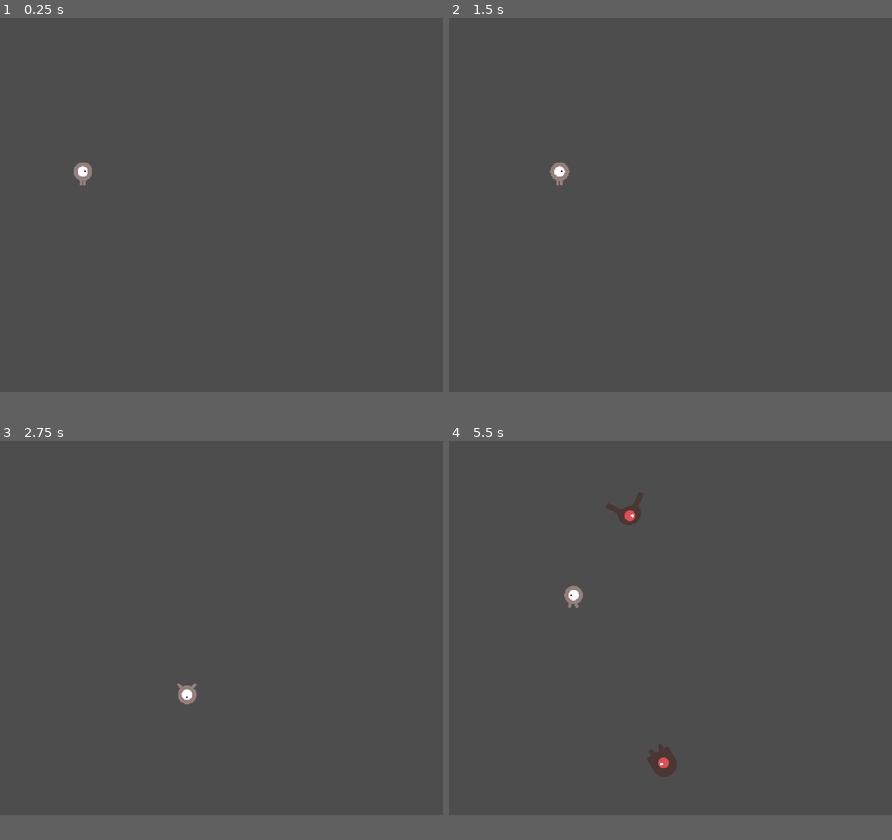
Above: before the commit, frames 1-4 (two rows, left to right).
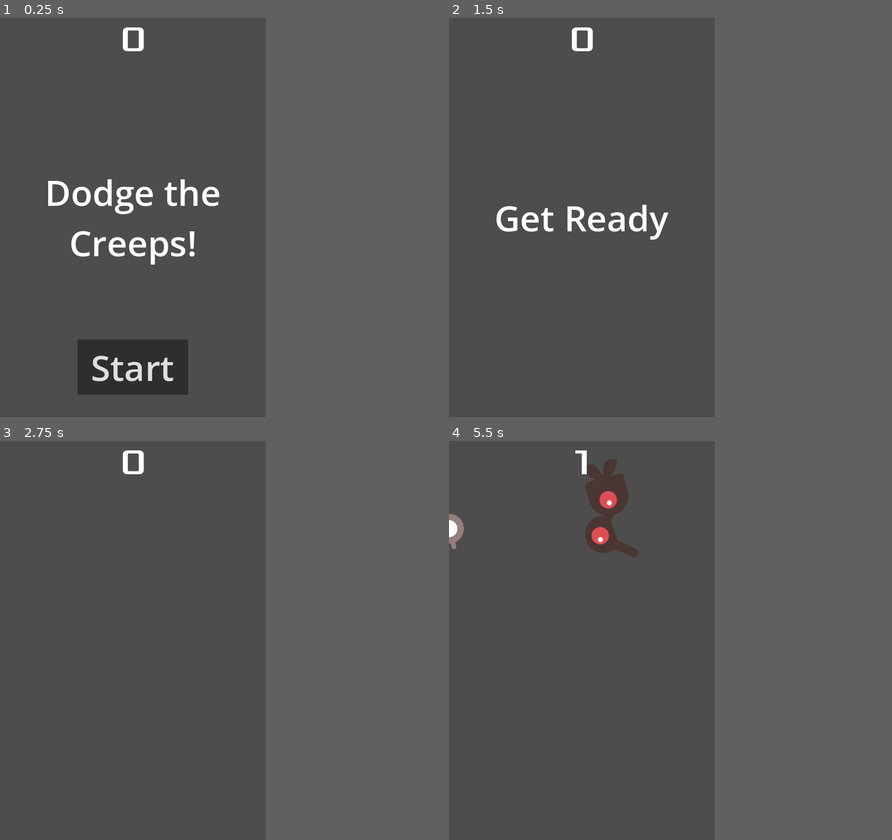
Above: after the commit, the same moments.

Repository: kiezroth/First-2D-Godot-Tutorial
Game: Godot game, scene res://main.tscn
Same seed, same stepped clock (60 frames per second), same inputs: the game is played once before the commit and once after it.
Inputs (mouse positions are in pixels of both pictures, inside the frame that each line leads up to):
- Up to frame 1 (0.25 s): no input
- Up to frame 2 (1.5 s): click (670, 345) at 0.5 s, where only the run after the commit has a clickable "Start"; tap Enter at 1.25 s; hold D (move_right) from 1.28 s (still down)
- Up to frame 3 (2.75 s): release D (move_right) at 2.03 s; hold S (move_down) from 2.03 s (still down)
- Up to frame 4 (5.5 s): release S (move_down) at 2.78 s; hold D (move_right) 2.78-3.53 s; hold Up (move_up) 3.53-4.28 s; hold A (move_left) from 4.28 s (still down)
In our replay, the window is 800x675 before the commit and 480x720 after it. These sizes can differ from the game's own. Grey fills any space a smaller window leaves; there, only what the larger window draws over its background counts as a difference.

The runs differ from the first frame. In frame 1, 5.5% of the frame differs, in the area x 10-50%, y 2-95%; in frame 2, 1.3%; in frame 3, 0.4%; in frame 4, 2.6%.

Commit message:
Gameplay

Diff:
--- /dev/null
+++ b/hud.gd
@@ -0,0 +1,28 @@
+extends CanvasLayer
+
+signal start_game()
+func show_message(text):
+	$Message.text = text
+	$Message.show()
+	$MessageTimer.start()
+
+func show_game_over():
+	show_message("Game Over")
+	await $MessageTimer.timeout
+
+	$Message.text = "Dodge the Creeps!"
+	$Message.show()
+
+	await get_tree().create_timer(1.0).timeout
+	$StartButton.show()
+
+func update_score(score):
+	$ScoreLabel.text = str(score)
+
+func _on_start_button_pressed() -> void:
+	$StartButton.hide()
+	start_game.emit()
+
+
+func _on_message_timer_timeout() -> void:
+	$Message.hide()
--- /dev/null
+++ b/hud.tscn
@@ -0,0 +1,63 @@
+[gd_scene format=3 uid="uid://dievhc1kquo6n"]
+
+[ext_resource type="Script" uid="uid://xukgj8158174" path="res://hud.gd" id="1_64ctp"]
+[ext_resource type="FontFile" uid="uid://b1awsyedetytw" path="res://fonts/Xolonium-Regular.ttf" id="2_8sq4i"]
+
+[node name="HUD" type="CanvasLayer" unique_id=1640453384]
+script = ExtResource("1_64ctp")
+
+[node name="ScoreLabel" type="Label" parent="." unique_id=747055763]
+anchors_preset = 5
+anchor_left = 0.5
+anchor_right = 0.5
+offset_left = -22.5
+offset_right = 22.5
+offset_bottom = 78.0
+grow_horizontal = 2
+theme_override_fonts/font = ExtResource("2_8sq4i")
+theme_override_font_sizes/font_size = 64
+text = "0"
+horizontal_alignment = 1
+vertical_alignment = 1
+
+[node name="Message" type="Label" parent="." unique_id=12555476]
+custom_minimum_size = Vector2(480, 240)
+custom_maximum_size = Vector2(480, 240)
+anchors_preset = 8
+anchor_left = 0.5
+anchor_top = 0.5
+anchor_right = 0.5
+anchor_bottom = 0.5
+offset_left = -240.0
+offset_top = -37.5
+offset_right = 240.0
+offset_bottom = 37.5
+grow_horizontal = 2
+grow_vertical = 2
+theme_override_font_sizes/font_size = 64
+text = "Dodge the Creeps!"
+horizontal_alignment = 1
+vertical_alignment = 1
+autowrap_mode = 2
+
+[node name="StartButton" type="Button" parent="." unique_id=1736119525]
+anchors_preset = 7
+anchor_left = 0.5
+anchor_top = 1.0
+anchor_right = 0.5
+anchor_bottom = 1.0
+offset_left = -100.0
+offset_top = -140.0
+offset_right = 100.0
+offset_bottom = -40.0
+grow_horizontal = 2
+grow_vertical = 0
+theme_override_font_sizes/font_size = 64
+text = "Start"
+
+[node name="MessageTimer" type="Timer" parent="." unique_id=1977539335]
+wait_time = 2.0
+one_shot = true
+
+[connection signal="pressed" from="StartButton" to="." method="_on_start_button_pressed"]
+[connection signal="timeout" from="MessageTimer" to="." method="_on_message_timer_timeout"]
--- a/main.gd
+++ b/main.gd
@@ -3,23 +3,26 @@
 @export var mob_scene: PackedScene
 var score
 func _ready() -> void:
-	new_game()
 	pass # Replace with function body.
 
 
 # Called every frame. 'delta' is the elapsed time since the previous frame.
-func _process(	delta: float) -> void:
+func _process(	_delta: float) -> void:
 	pass
 
 
 func game_over() -> void:
+	$Player.hide()
 	$ScoreTimer.stop()
 	$MobTimer.stop()
+	$HUD.show_game_over()
+	$GameOverTimer.start()
 
 func new_game():
 	score = 0
-	$Player.start($StartPosition.position)
 	$StartTimer.start()
+	$HUD.update_score(score)
+	$HUD.show_message("Get Ready")
 
 
 func _on_mob_timer_timeout() -> void:
@@ -29,8 +32,7 @@
 	# Spawn position
 	mob.position = mob_spawn_location.position
 	# Direction
-	#var direction = mob_spawn_location.rotation + PI / 2
-	var direction = mob_spawn_location.rotation
+	var direction = mob_spawn_location.rotation + PI / 2
 	direction += randf_range(-PI / 4, PI / 4)
 	mob.rotation = direction
 	# Velocity
@@ -40,8 +42,17 @@
 
 func _on_score_timer_timeout() -> void:
 	score += 1
-
+	$HUD.update_score(score)
 
 func _on_start_timer_timeout() -> void:
 	$MobTimer.start()
 	$ScoreTimer.start()
+	$Player.start($StartPosition.position)
+
+
+func _on_hud_start_game() -> void:
+	new_game()
+
+
+func _on_game_over_timer_timeout() -> void:
+	get_tree().call_group("mobs", "queue_free")
--- a/main.tscn
+++ b/main.tscn
@@ -3,6 +3,7 @@
 [ext_resource type="Script" uid="uid://c5vp2hx5lpbfd" path="res://main.gd" id="1_0xm2m"]
 [ext_resource type="PackedScene" uid="uid://dpnnw1mjhsume" path="res://player.tscn" id="1_ig7tw"]
 [ext_resource type="PackedScene" uid="uid://5eyn60lj6xwq" path="res://mob.tscn" id="2_h2yge"]
+[ext_resource type="PackedScene" uid="uid://dievhc1kquo6n" path="res://hud.tscn" id="4_1bvp3"]
 
 [sub_resource type="Curve2D" id="Curve2D_0xm2m"]
 _data = {
@@ -18,11 +19,16 @@
 position = Vector2(238, 378)
 
 [node name="MobTimer" type="Timer" parent="." unique_id=359264147]
+wait_time = 0.5
 
 [node name="ScoreTimer" type="Timer" parent="." unique_id=1044039081]
 
 [node name="StartTimer" type="Timer" parent="." unique_id=179332298]
 wait_time = 3.0
+one_shot = true
+
+[node name="GameOverTimer" type="Timer" parent="." unique_id=1727895252]
+wait_time = 2.0
 one_shot = true
 
 [node name="StartPosition" type="Marker2D" parent="." unique_id=1286241134]
@@ -35,7 +41,11 @@
 position = Vector2(4, 0)
 rotation = 0.002096433
 
+[node name="HUD" parent="." unique_id=1640453384 instance=ExtResource("4_1bvp3")]
+
 [connection signal="hit" from="Player" to="." method="game_over"]
 [connection signal="timeout" from="MobTimer" to="." method="_on_mob_timer_timeout"]
 [connection signal="timeout" from="ScoreTimer" to="." method="_on_score_timer_timeout"]
 [connection signal="timeout" from="StartTimer" to="." method="_on_start_timer_timeout"]
+[connection signal="timeout" from="GameOverTimer" to="." method="_on_game_over_timer_timeout"]
+[connection signal="start_game" from="HUD" to="." method="_on_hud_start_game"]
--- a/mob.gd
+++ b/mob.gd
@@ -7,7 +7,7 @@
 	$AnimatedSprite2D.play()
 
 
-func _process(delta: float) -> void:
+func _process(_delta: float) -> void:
 	pass
 
 
--- a/mob.tscn
+++ b/mob.tscn
@@ -48,8 +48,9 @@
 radius = 55.0
 height = 112.0
 
-[node name="RigidBody2D" type="RigidBody2D" unique_id=1275180621]
+[node name="RigidBody2D" type="RigidBody2D" unique_id=1275180621 groups=["mobs"]]
 collision_layer = 2
+collision_mask = 0
 gravity_scale = 0.0
 script = ExtResource("1_1qmh0")
 metadata/_edit_group_ = true
--- a/player.gd
+++ b/player.gd
@@ -37,8 +37,8 @@
 func start(pos):
 	position = pos
 	show()
-	$CollisionShape2D.disabled = false
+	$CollisionShape2D.set_deferred("disabled", false)
 
-func _on_body_entered(body: Node2D) -> void:
+func _on_body_entered(_body: Node2D) -> void:
 	hit.emit()
-	$CollisionShape2D.set_defered("disabled", true)
+	$CollisionShape2D.set_deferred("disabled", true)
--- a/player.tscn
+++ b/player.tscn
@@ -36,6 +36,7 @@
 height = 66.0
 
 [node name="Player" type="Area2D" unique_id=1071023980]
+collision_mask = 2
 script = ExtResource("1_sweqy")
 
 [node name="AnimatedSprite2D" type="AnimatedSprite2D" parent="." unique_id=1258315247]
--- a/project.godot
+++ b/project.godot
@@ -17,8 +17,8 @@
 
 [display]
 
-window/size/viewport_width=1280
-window/size/viewport_height=1080
+window/size/viewport_width=480
+window/size/viewport_height=720
 window/stretch/mode="canvas_items"
 
 [dotnet]
Not shown, added: hud.gd.uid
